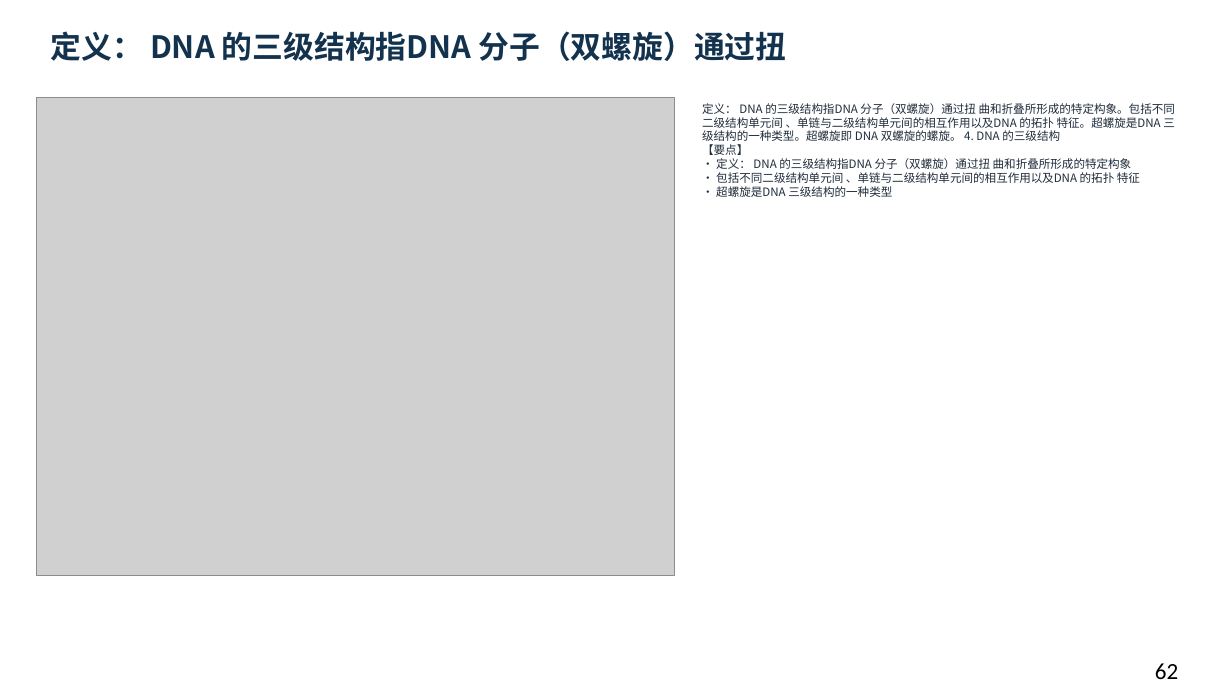
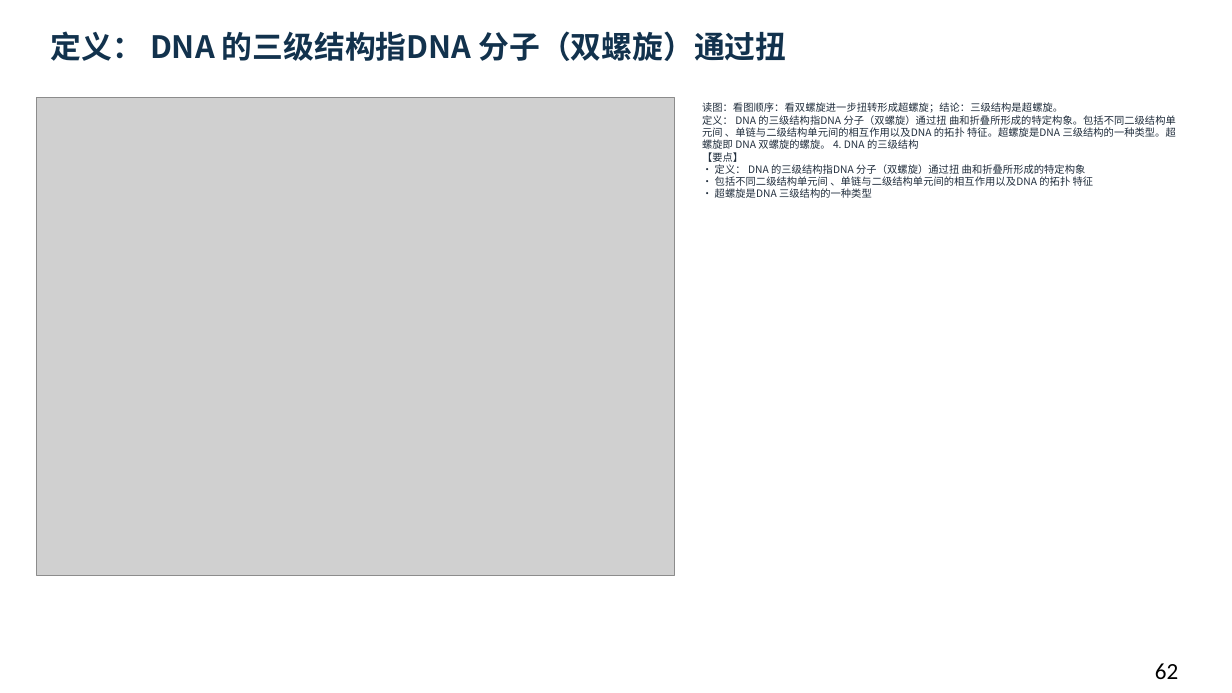
Before and after one commit to newkan-li/Biochemistry, a slide deck: slide 62 of downloads/bc11-ai-style.pptx. Drawn at 1232x693 pixels with LibreOffice and Linux fonts; fonts in the diff are those of the drawing; grey boxes stand for pictures. Boxes give left, top, right and bottom in pixels: in the first picture for what was removed or moved away, otherwise in the second. Text is boxed around its words. In the diff, an @@ line names an element or a change of style, - is before the commit and + after.

```diff
--- a/downloads/bc11-ai-style.pptx
+++ b/downloads/bc11-ai-style.pptx
@@ text at (x1=702, y1=102, x2=1176, y2=198): text changed; size 9 to 8 pt @@
-定义： DNA 的三级结构指DNA 分子（双螺旋）通过扭 曲和折叠所形成的特定构象。包括不同二级结构单元间 、单链与二级结构单元间的相互作用以及DNA 的拓扑 特征。超螺旋是DNA 三级结构的一种类型。超螺旋即 DNA 双螺旋的螺旋。 4. DNA 的三级结构
-【要点】
-• 定义： DNA 的三级结构指DNA 分子（双螺旋）通过扭 曲和折叠所形成的特定构象
-• 包括不同二级结构单元间 、单链与二级结构单元间的相互作用以及DNA 的拓扑 特征
-• 超螺旋是DNA 三级结构的一种类型
+读图：看图顺序：看双螺旋进一步扭转形成超螺旋；结论：三级结构是超螺旋。
+定义： DNA 的三级结构指DNA 分子（双螺旋）通过扭 曲和折叠所形成的特定构象。包括不同二级结构单元间 、单链与二级结构单元间的相互作用以及DNA 的拓扑 特征。超螺旋是DNA 三级结构的一种类型。超螺旋即 DNA 双螺旋的螺旋。 4. DNA 的三级结构
+【要点】
+• 定义： DNA 的三级结构指DNA 分子（双螺旋）通过扭 曲和折叠所形成的特定构象
+• 包括不同二级结构单元间 、单链与二级结构单元间的相互作用以及DNA 的拓扑 特征
+• 超螺旋是DNA 三级结构的一种类型
```
Also in this commit, not shown: 135 other slides changed, 6 other files.
